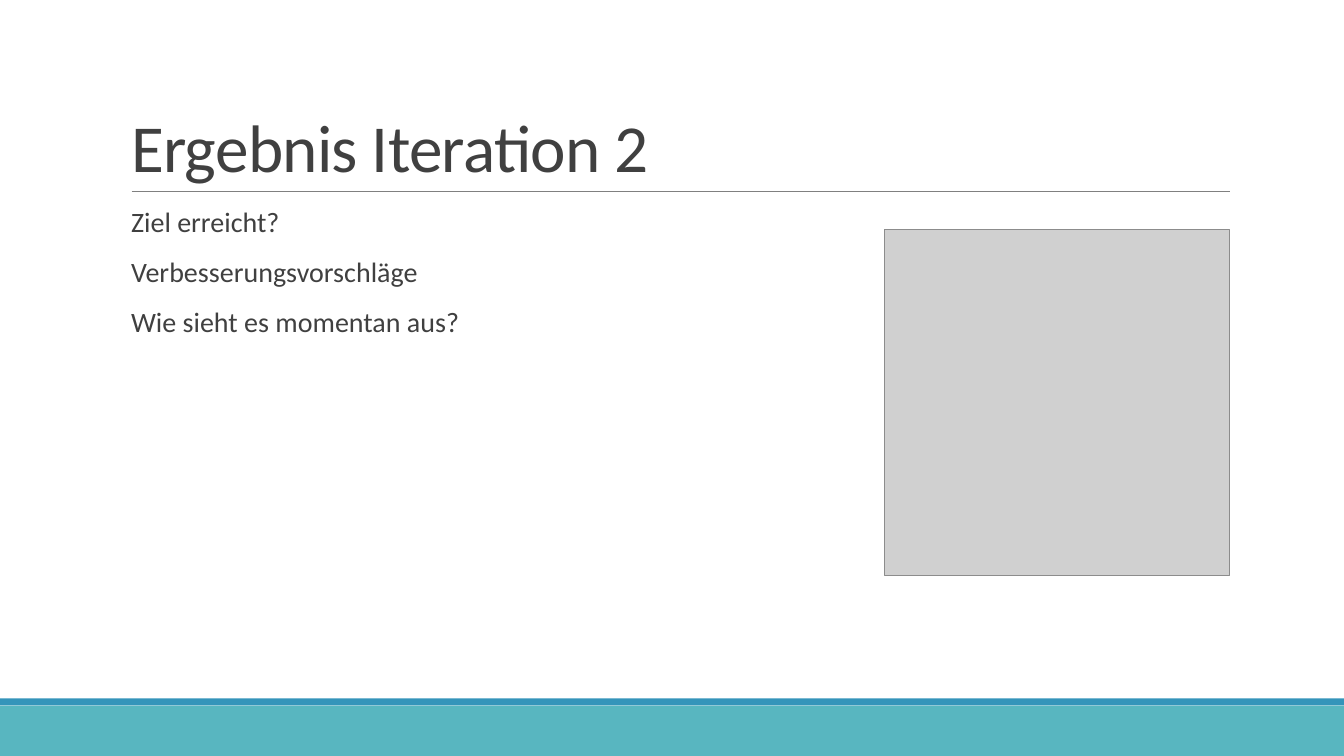
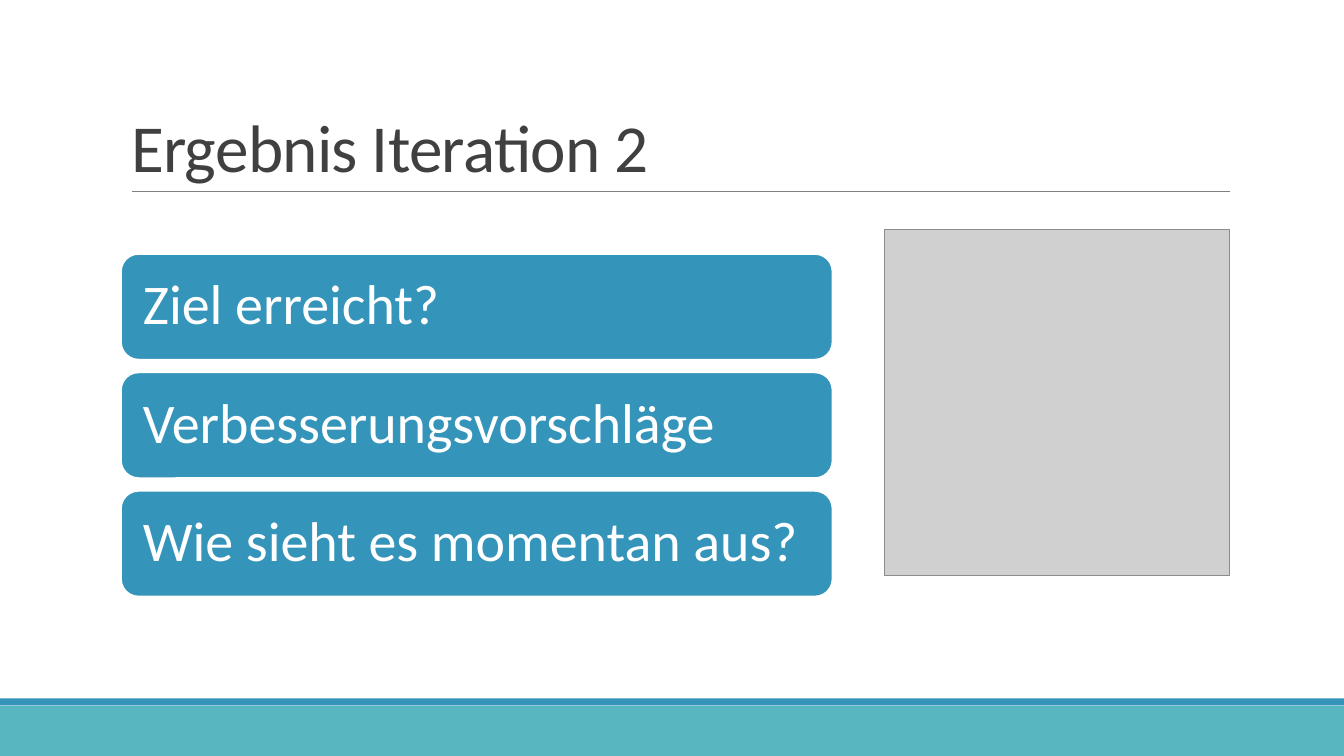
Before and after one commit to JanKoch99/PSE_DELIVERABLES, a slide deck: slide 6 of Präsentationen/3. Vortrag.pptx (slide 4 before the commit). Drawn at 1344x756 pixels with LibreOffice and Linux fonts; fonts in the diff are those of the drawing; grey boxes stand for pictures; background and template pictures are left out. Boxes give left, top, right and bottom in pixels: in the first picture for what was removed or moved away, otherwise in the second. Text is boxed around its words. In the diff, an @@ line names an element or a change of style, - is before the commit and + after.

```diff
--- a/Präsentationen/3. Vortrag.pptx
+++ b/Präsentationen/3. Vortrag.pptx
@@ text at [131, 212, 418, 287]: paragraphs removed @@
-  Ziel erreicht?
-  Verbesserungsvorschläge
@@ group added at [121, 254, 833, 597]: 3 rounded rectangles, 2 texts @@
+Ziel erreicht?
+Verbesserungsvorschläge
@@ text "Wie sieht es momentan aus?": place and size @@
-text "Wie sieht es momentan aus?" at [131, 212, 459, 332]
+text "Wie sieht es momentan aus?" at [143, 522, 797, 562]
@@ text "Wie sieht es momentan aus?" at [143, 522, 797, 562]: size 20 to 40 pt, text colour #404040 to #FFFFFF; bullet   to none; vertical alignment top to middle @@
```
Also in this commit, not shown: 1 other slide changed, 1 slide added.
